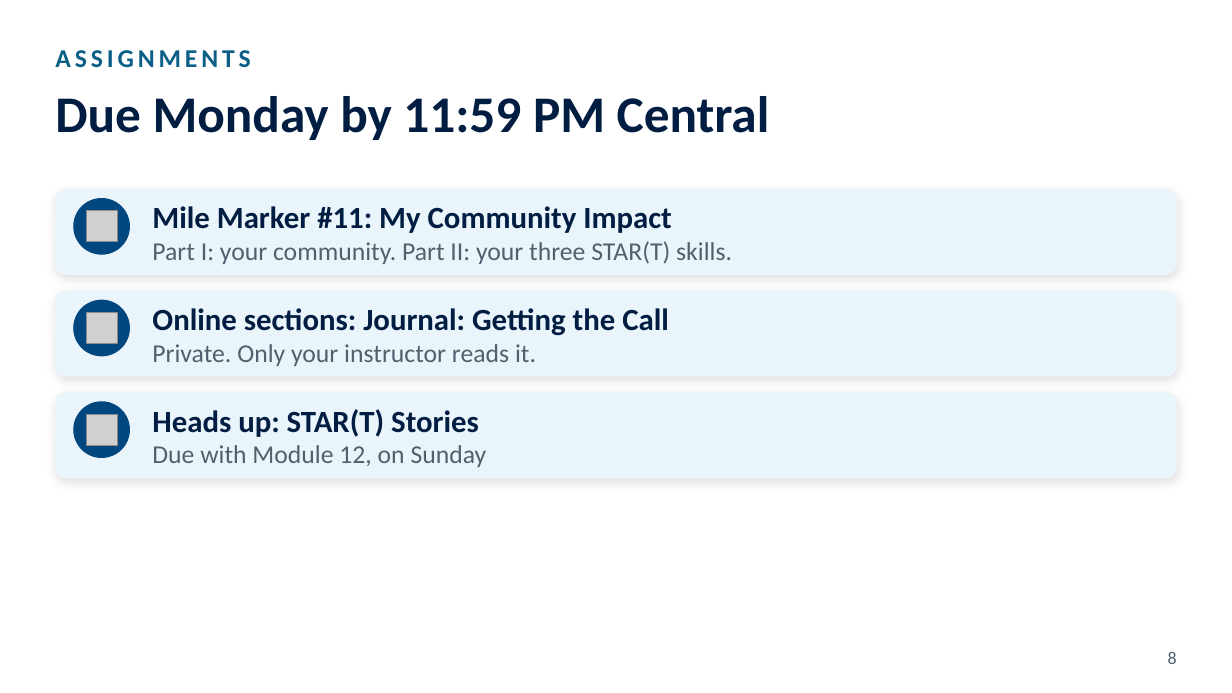
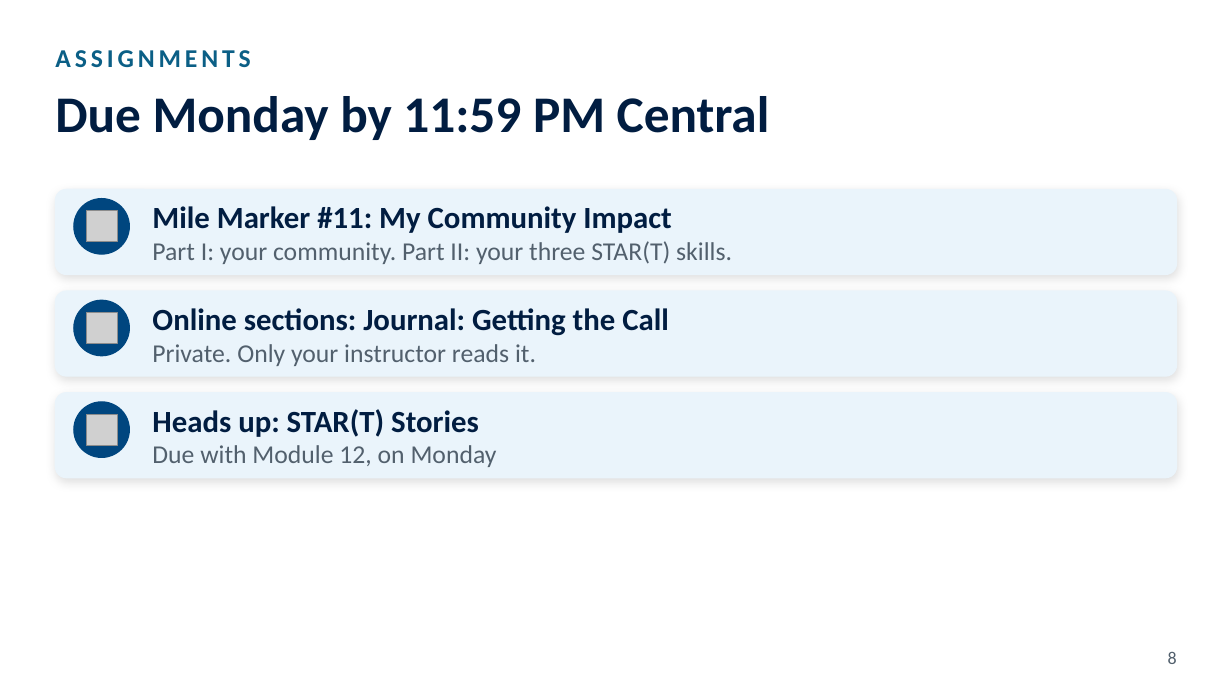
Before and after one commit to octc-instructional-design/FYE100-pathfinder-guidebook, a slide deck: slide 8 of downloads/slides/FYE100-Module11-Instructor-Slides.pptx. Drawn at 1232x693 pixels with LibreOffice and Linux fonts; fonts in the diff are those of the drawing; grey boxes stand for pictures. Boxes give left, top, right and bottom in pixels: in the first picture for what was removed or moved away, otherwise in the second. Text is boxed around its words. In the diff, an @@ line names an element or a change of style, - is before the commit and + after.

```diff
--- a/downloads/slides/FYE100-Module11-Instructor-Slides.pptx
+++ b/downloads/slides/FYE100-Module11-Instructor-Slides.pptx
@@ text at bbox=[152, 445, 497, 467]: text changed @@
-Due with Module 12, on Sunday
+Due with Module 12, on Monday
```
Also in this commit, not shown: 1 other slide changed, 12 other files.
